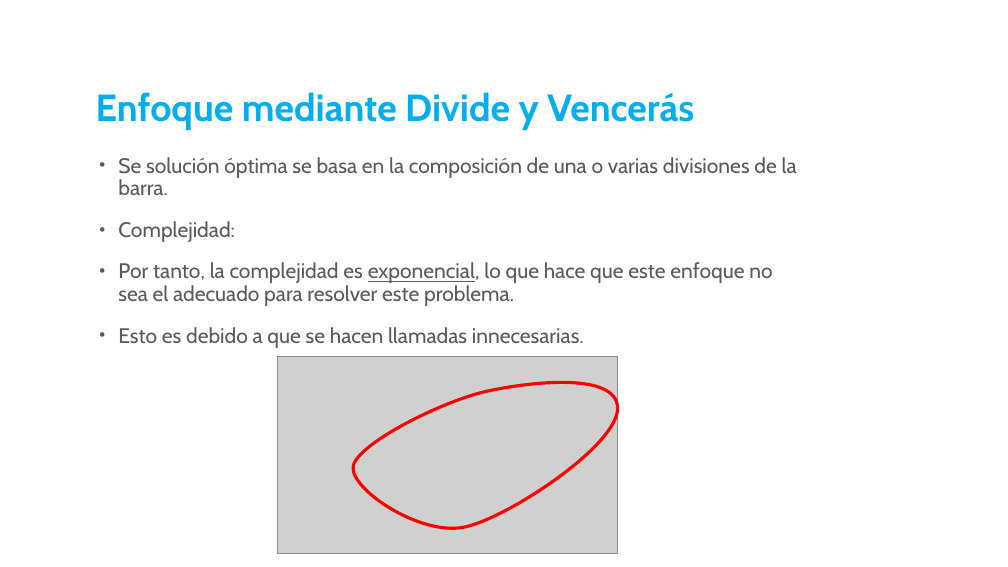
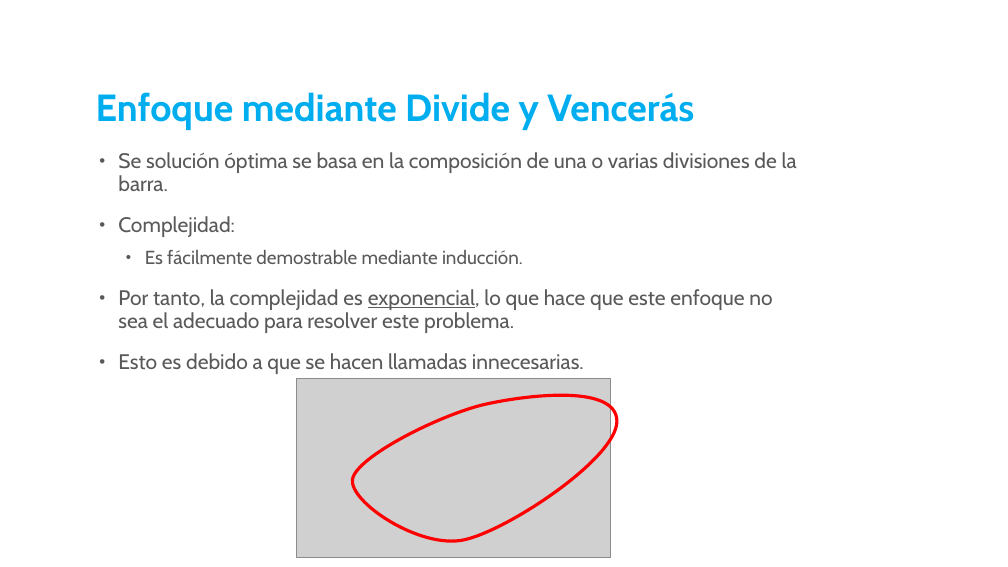
Before and after one commit to IsaacAiman/DAA_L1_7_RodCutting, a slide deck: slide 3 of slides/Problema del corte de vástagos (Rod Cutting).odp. Drawn at 1008x567 pixels with LibreOffice and Linux fonts; fonts in the diff are those of the drawing; grey boxes stand for pictures; background and template pictures are left out. Boxes give left, top, right and bottom in pixels: in the first picture for what was removed or moved away, otherwise in the second. Text is boxed around its words. In the diff, an @@ line names an element or a change of style, - is before the commit and + after.

Commit message:
Slides updated, pdf generated

```diff
--- a/slides/Problema del corte de vástagos (Rod Cutting).odp
+++ b/slides/Problema del corte de vástagos (Rod Cutting).odp
@@ text at box(145, 250, 523, 264): paragraph added @@
+  • Es fácilmente demostrable mediante inducción.
@@ picture: place and size @@
-picture at box(277, 357, 617, 554)
+picture at box(296, 379, 611, 558)
@@ freeform shape: place and size @@
-freeform shape at box(353, 383, 618, 529)
+freeform shape at box(352, 395, 617, 541)
```
Also in this commit, not shown: 1 other file.
